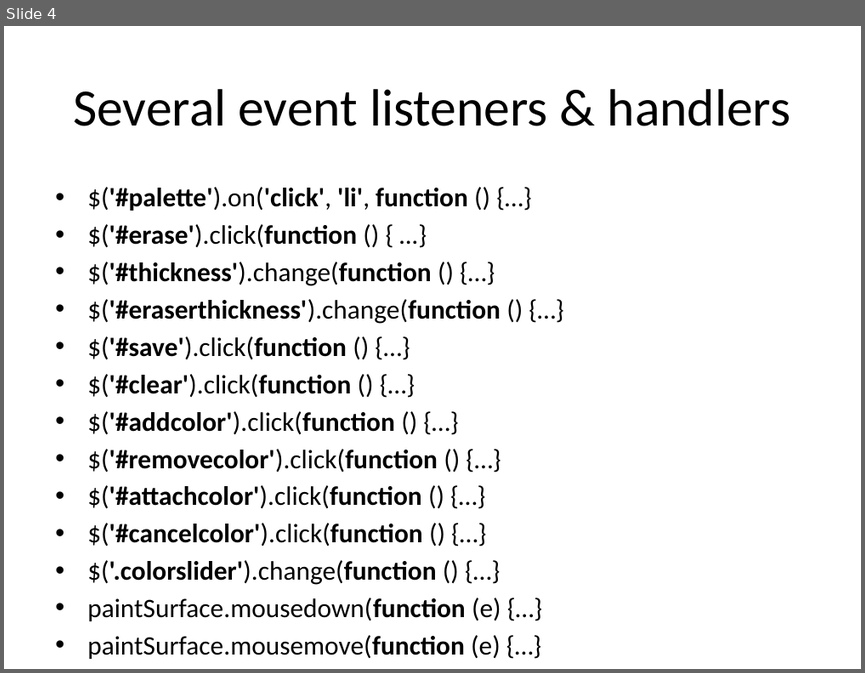
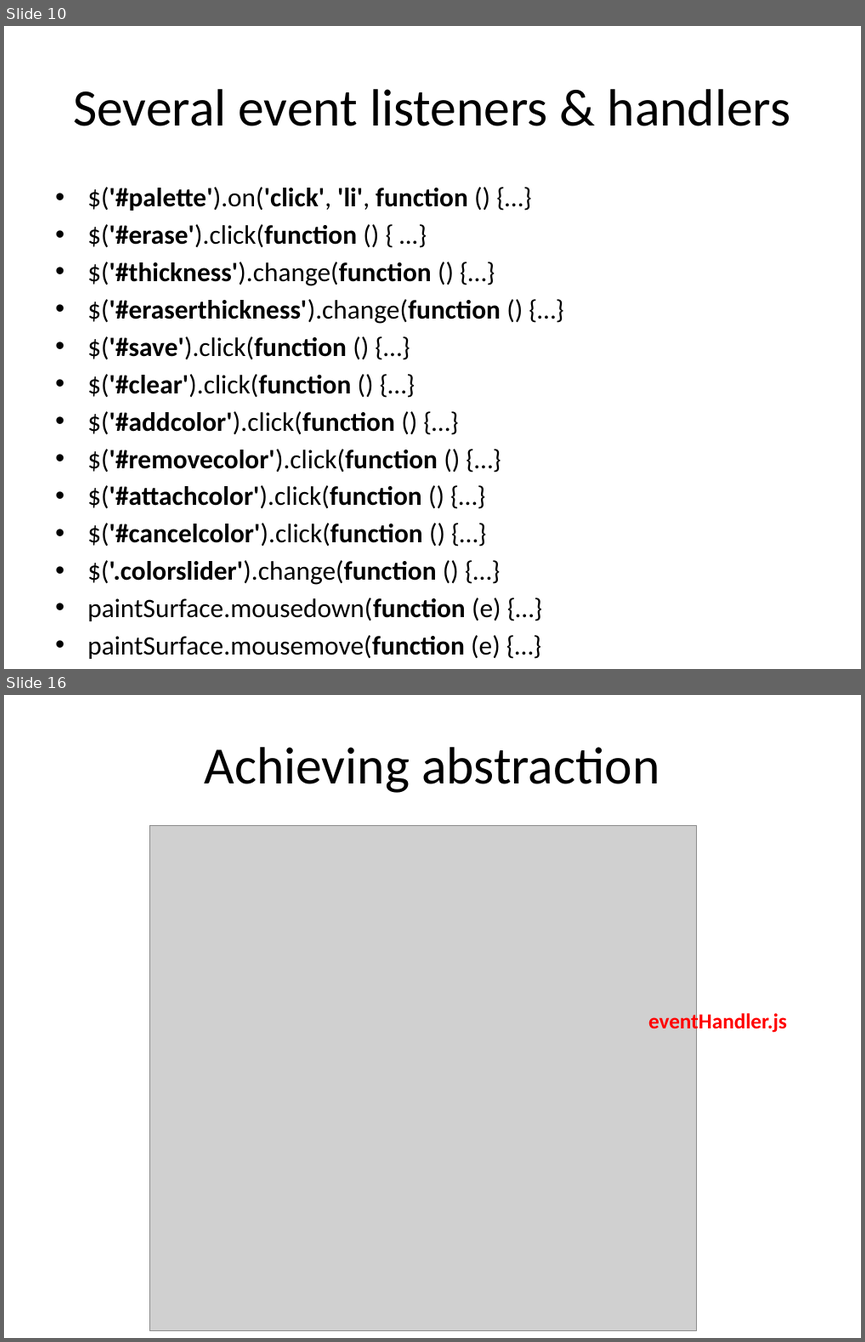
Before and after one commit to chrpapa/Javascript-Seminar, a slide deck: presentation/Presentation.pptx. Shown one above the other, each under a label of ours: slide 4 before the commit, slides 10 and 16 after it; the slides between them are not shown. The pictures are 865x673 and 865x1342 pixels, drawn with LibreOffice and Linux fonts; fonts in the diff are those of the drawing; grey boxes stand for pictures. Boxes give left, top, right and bottom in pixels: in the first picture for what was removed or moved away, otherwise in the second. Text is boxed around its words. In the diff, an @@ line names an element or a change of style, - is before the commit and + after.

```diff
--- a/presentation/Presentation.pptx
+++ b/presentation/Presentation.pptx
@@ slide 16 added at (4,695,861,1338), background #FFFFFF @@
@@ title added at (205,747,659,793), 44 pt, text #000000 @@
+Achieving abstraction
@@ picture added at (149,825,697,1331) @@
@@ text added at (648,1011,787,1034), 18 pt, text #FF0000, bold @@
+eventHandler.js
@@ what was slide 4 is now slide 10 @@
```
Also in this commit, not shown: 2 slides changed, 13 other slides added, 1 slide removed, 15 other files.
